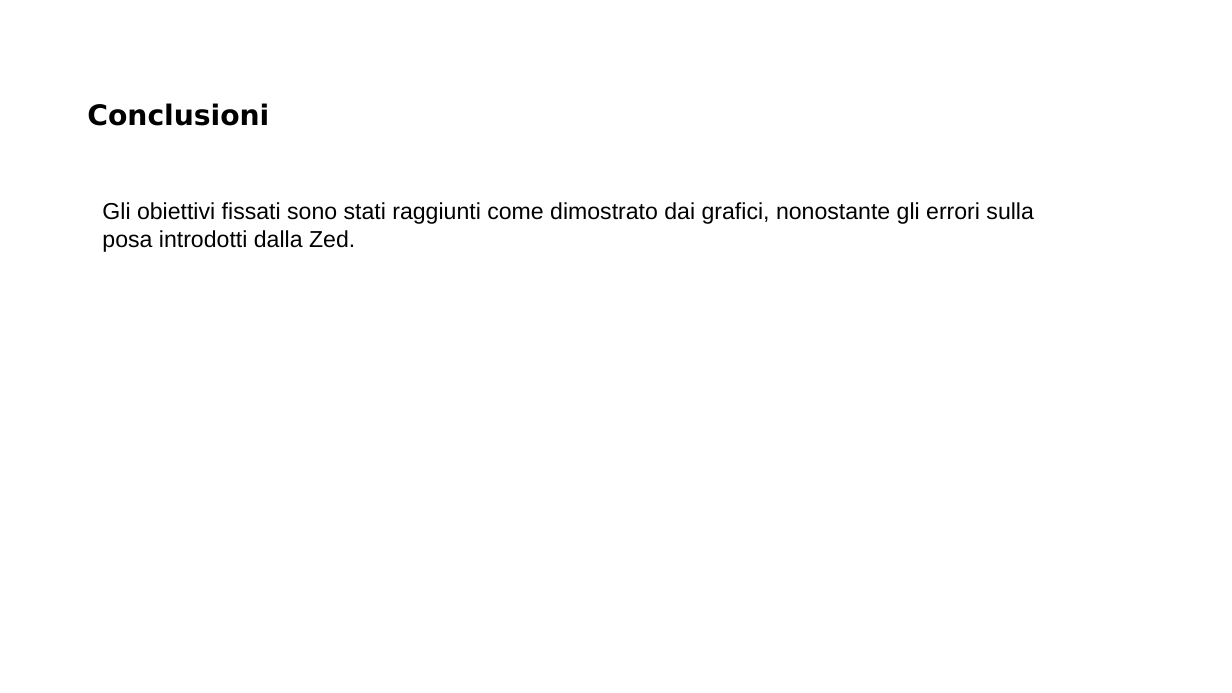
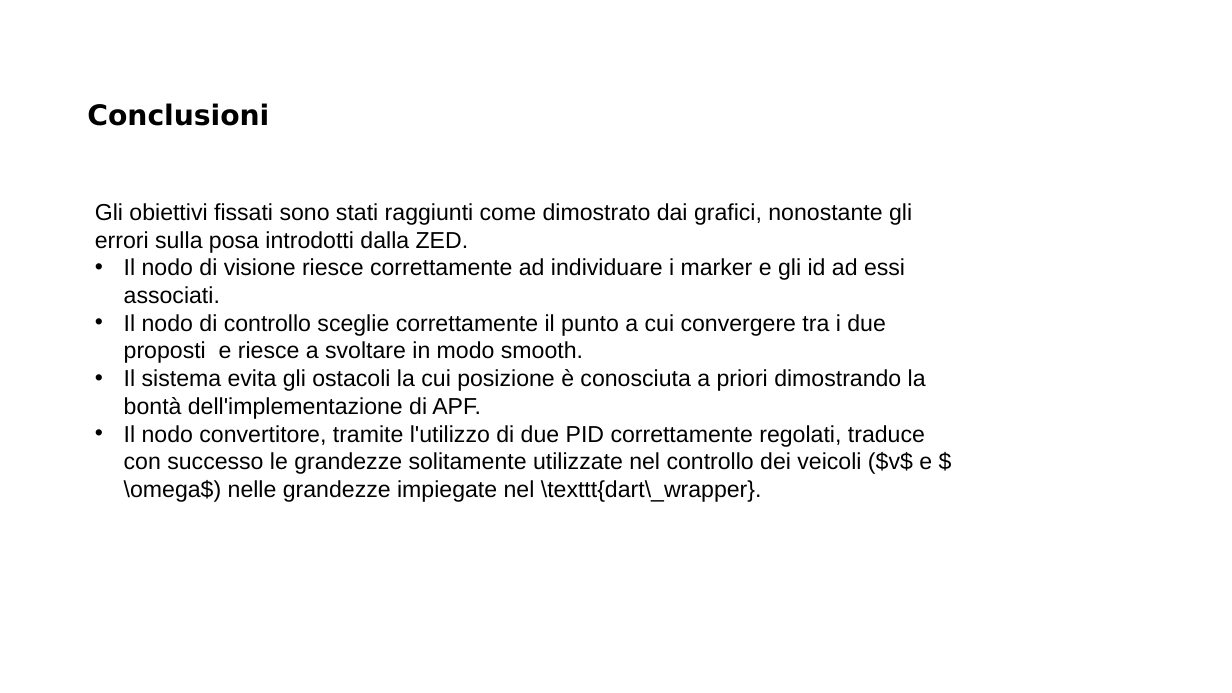
Before and after one commit to MarcoMinarelli/Rover_LabAuto, a slide deck: slide 19 of Presentazione LabAuto.pptx (slide 17 before the commit). Drawn at 1232x693 pixels with LibreOffice and Linux fonts; fonts in the diff are those of the drawing; background and template pictures are left out. Boxes give left, top, right and bottom in pixels: in the first picture for what was removed or moved away, otherwise in the second. Text is boxed around its words. In the diff, an @@ line names an element or a change of style, - is before the commit and + after.

```diff
--- a/Presentazione LabAuto.pptx
+++ b/Presentazione LabAuto.pptx
@@ text added at [95, 203, 932, 502], 18 pt, text #000000 @@
+Gli obiettivi fissati sono stati raggiunti come dimostrato dai grafici, nonostante gli errori sulla posa introdotti dalla ZED.
+• Il nodo di visione riesce correttamente ad individuare i marker e gli id ad essi associati.
+• Il nodo di controllo sceglie correttamente il punto a cui convergere tra i due proposti e riesce a svoltare in modo smooth.
+• Il sistema evita gli ostacoli la cui posizione è conosciuta a priori dimostrando la bontà dell'implementazione di APF.
+• Il nodo convertitore, tramite l'utilizzo di due PID correttamente regolati, traduce con successo le grandezze solitamente utilizzate nel controllo dei veicoli ($v$ e $\omega$) nelle grandezze impiegate nel \texttt{dart\_wrapper}.
@@ text removed at [102, 202, 1033, 252] @@
-Gli obiettivi fissati sono stati raggiunti come dimostrato dai grafici, nonostante gli errori sulla posa introdotti dalla Zed.
```
Also in this commit, not shown: 4 other slides changed, 3 slides added.
